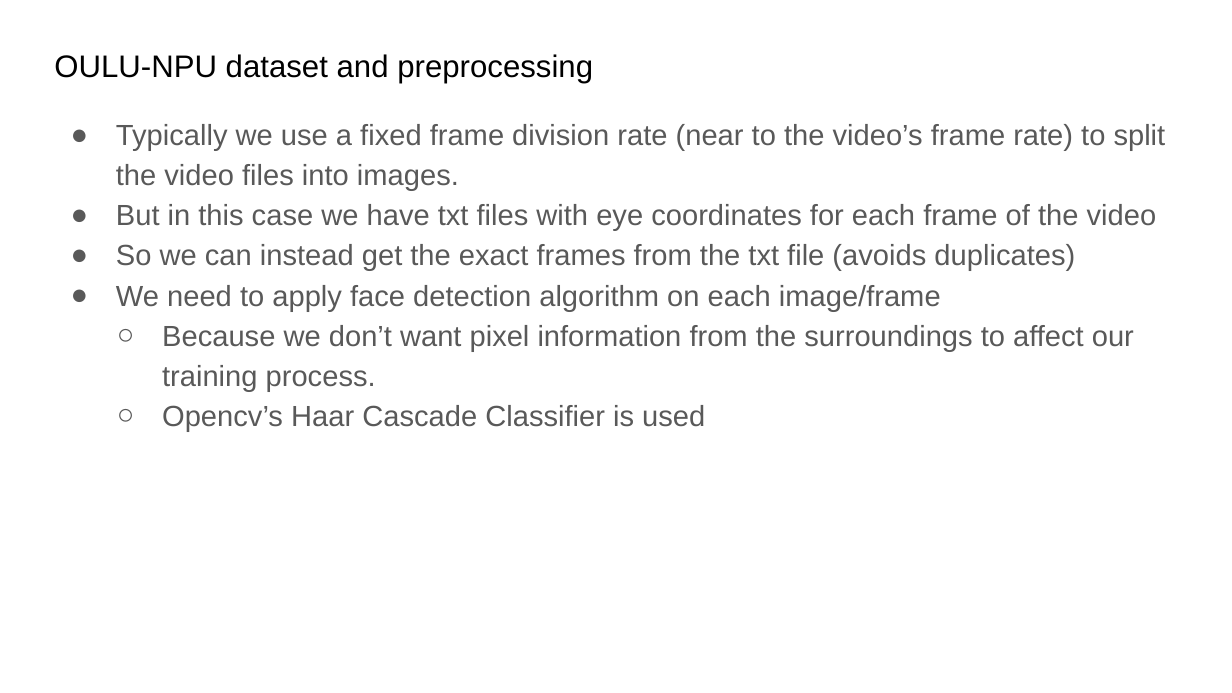
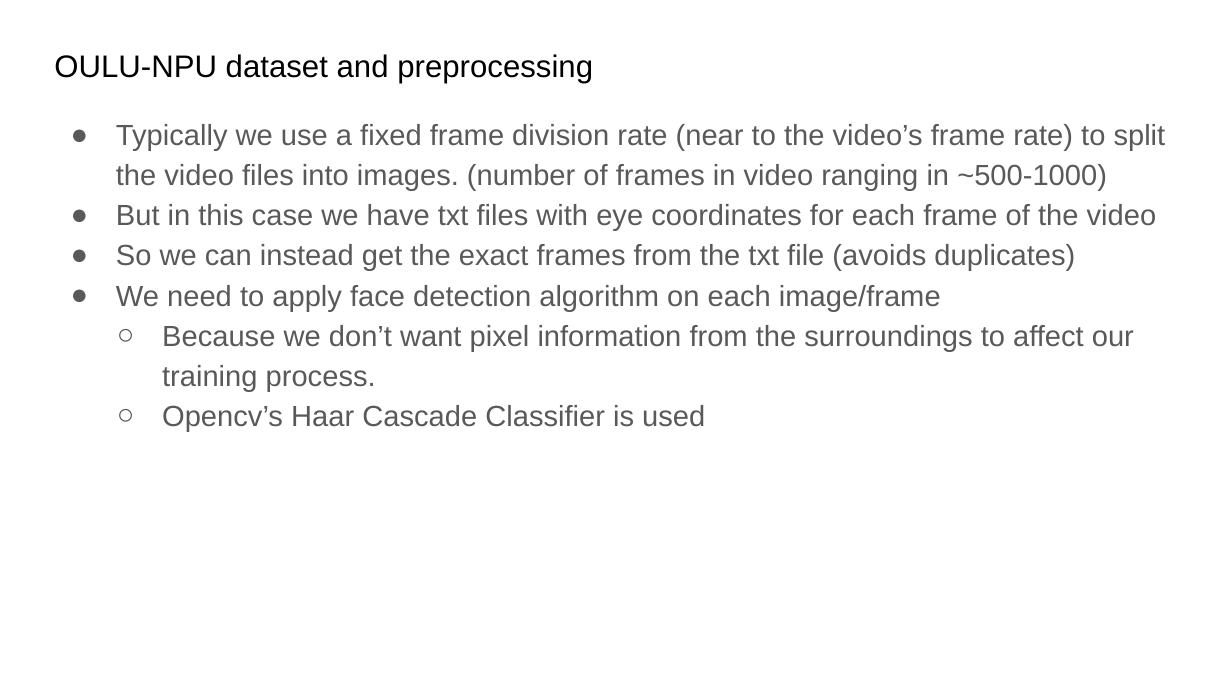
Before and after one commit to D10752002/BTP-Face-Anti-Spoofing, a slide deck: slide 25 of PPTs/Face Anti-Spoofing presentation - BTP work status pre-mid sem.pptx (slide 24 before the commit). Drawn at 1232x693 pixels with LibreOffice and Linux fonts; fonts in the diff are those of the drawing. Boxes give left, top, right and bottom in pixels: in the first picture for what was removed or moved away, otherwise in the second. Text is boxed around its words. In the diff, an @@ line names an element or a change of style, - is before the commit and + after.

```diff
--- a/PPTs/Face Anti-Spoofing presentation - BTP work status pre-mid sem.pptx
+++ b/PPTs/Face Anti-Spoofing presentation - BTP work status pre-mid sem.pptx
@@ text at box(116, 124, 1166, 190): text changed @@
-● Typically we use a fixed frame division rate (near to the video’s frame rate) to split the video files into images.
+● Typically we use a fixed frame division rate (near to the video’s frame rate) to split the video files into images. (number of frames in video ranging in ~500-1000)
```
Also in this commit, not shown: 7 other slides changed, 4 slides added.
